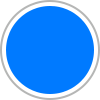
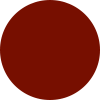
Layered file, before and after one edit (100x100). Changes by layer:
painted on "Border" over [0,0,100,100]
